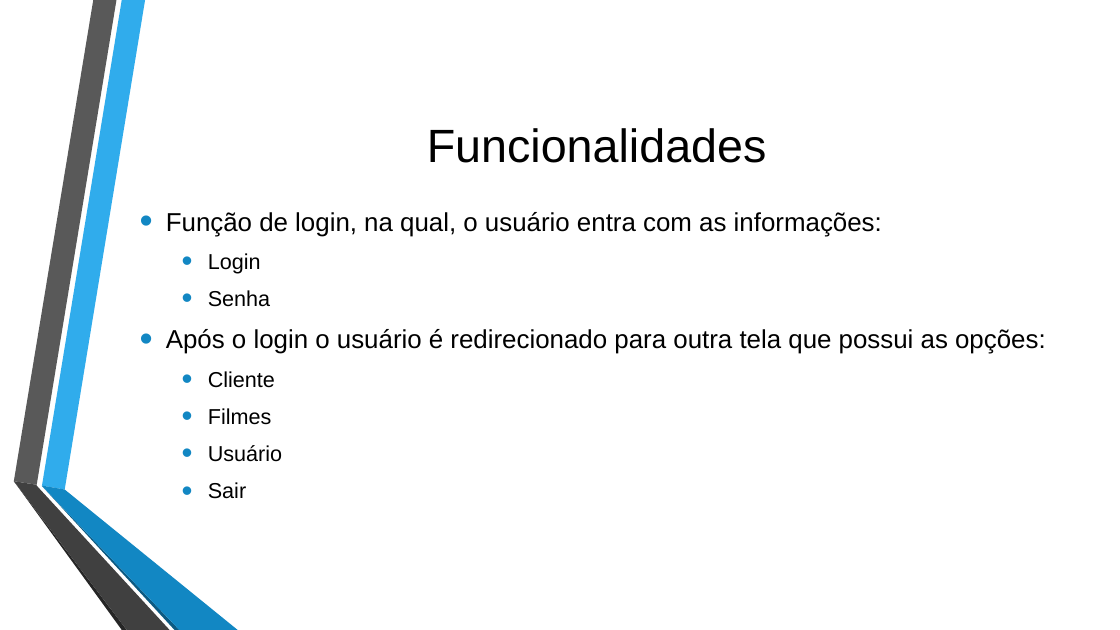
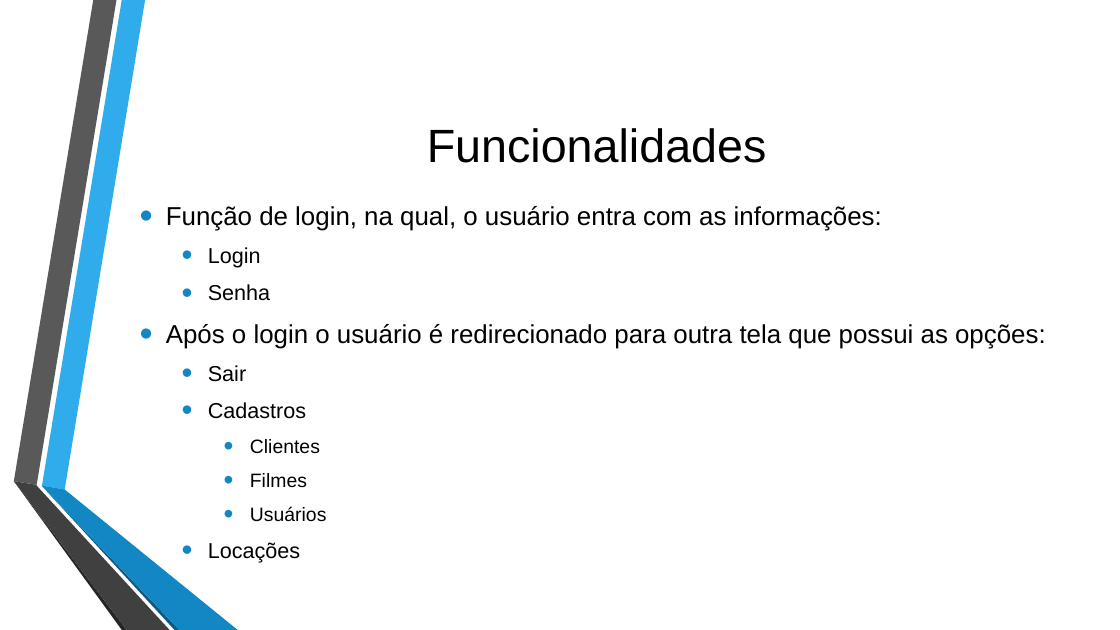
Before and after one commit to Rodrigojxj/ProjetoFinal_POO_2018.2_LocadoraDeVideo, a slide deck: slide 3 of LoopInfinito - Apresentação final.pptx. Drawn at 1120x630 pixels with LibreOffice and Linux fonts; fonts in the diff are those of the drawing; background and template pictures are left out. Boxes give left, top, right and bottom in pixels: in the first picture for what was removed or moved away, otherwise in the second. Text is boxed around its words. In the diff, an @@ line names an element or a change of style, - is before the commit and + after.

```diff
--- a/LoopInfinito - Apresentação final.pptx
+++ b/LoopInfinito - Apresentação final.pptx
@@ text at (x1=208, y1=365, x2=320, y2=454): text changed @@
-  • Cliente
+  • Sair
+  • Cadastros
+    • Clientes
@@ text at (x1=250, y1=473, x2=307, y2=487): size 18.5 to 16.6 pt in "Filmes"; list level 2 to 3 in "Filmes" @@
@@ text at (x1=208, y1=506, x2=327, y2=563): text changed; size 18.5 to 16.6 pt @@
-  • Usuário
-  • Sair
+    • Usuários
+  • Locações
```
Also in this commit, not shown: 7 other slides changed.
